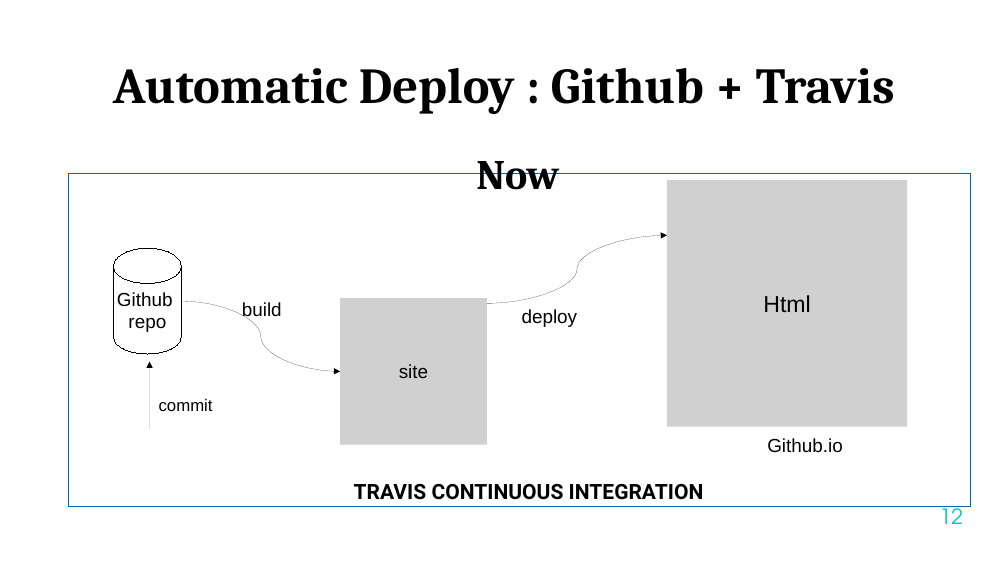
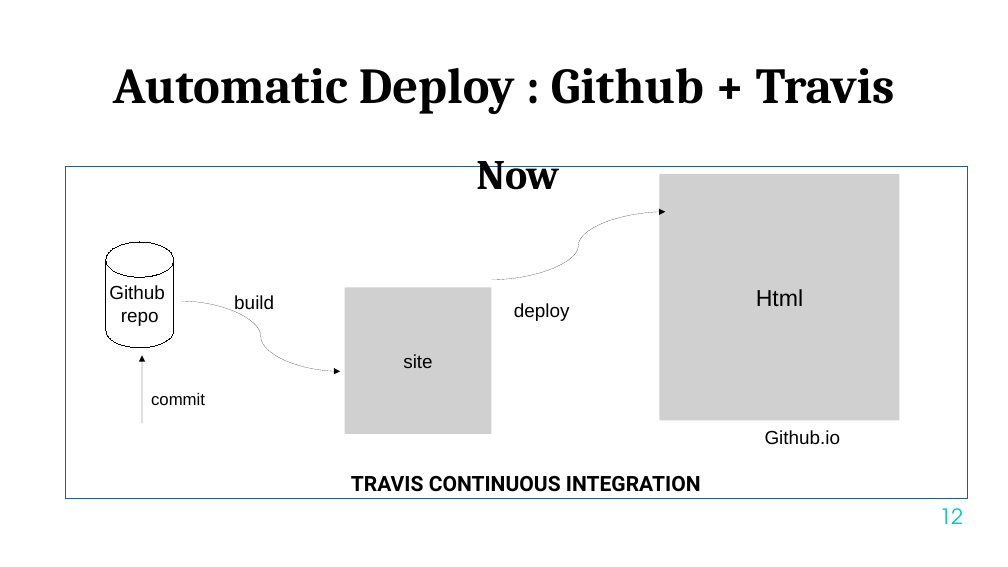
Before and after one commit to samakhov/asbath.github.io, a slide deck: slide 12 of PRESENTATION-INTERNSHIP.pptx. Drawn at 1008x567 pixels with LibreOffice and Linux fonts; fonts in the diff are those of the drawing; grey boxes stand for pictures; background and template pictures are left out. Boxes give left, top, right and bottom in pixels: in the first picture for what was removed or moved away, otherwise in the second. Text is boxed around its words. In the diff, an @@ line names an element or a change of style, - is before the commit and + after.

```diff
--- a/PRESENTATION-INTERNSHIP.pptx
+++ b/PRESENTATION-INTERNSHIP.pptx
@@ 2 texts, 1 rectangle: place and size @@
-2 texts, 1 rectangle at [68, 174, 971, 507]
+2 texts, 1 rectangle at [65, 166, 968, 499]
@@ picture "Html": place and size @@
-picture "Html" at [667, 180, 907, 426]
+picture "Html" at [659, 174, 900, 420]
@@ curved arrow moved from (487, 303) - (667, 235) to (492, 280) - (665, 212) @@
@@ picture "site": place and size @@
-picture "site" at [340, 298, 487, 445]
+picture "site" at [345, 287, 492, 434]
@@ arrow moved from (150, 361) - (150, 430) to (142, 355) - (142, 423) @@
@@ 3 texts, 1 cylinder: place and size @@
-3 texts, 1 cylinder at [113, 248, 578, 411]
+3 texts, 1 cylinder at [106, 242, 570, 405]
```
Also in this commit, not shown: 3 other slides changed.
